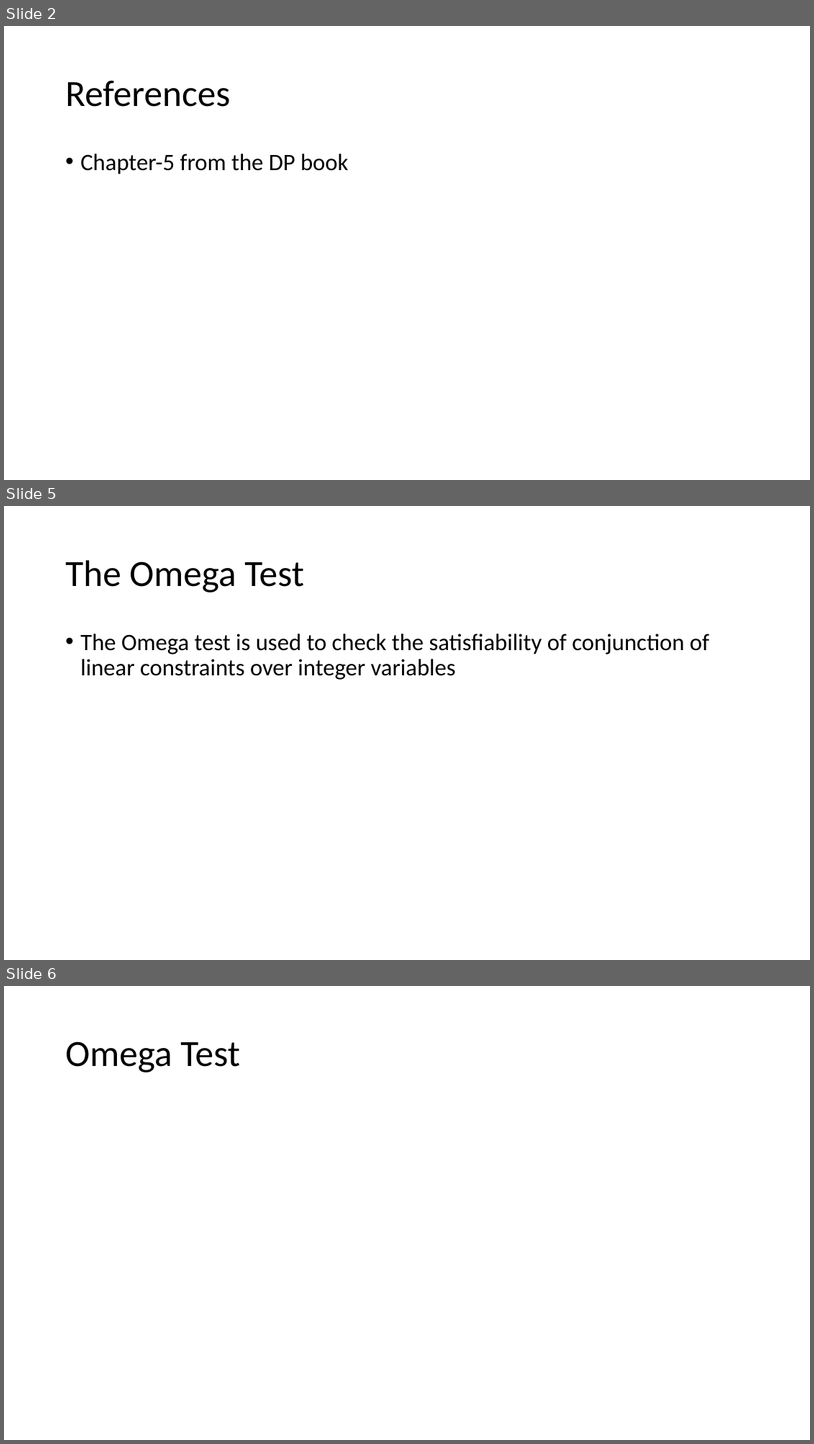
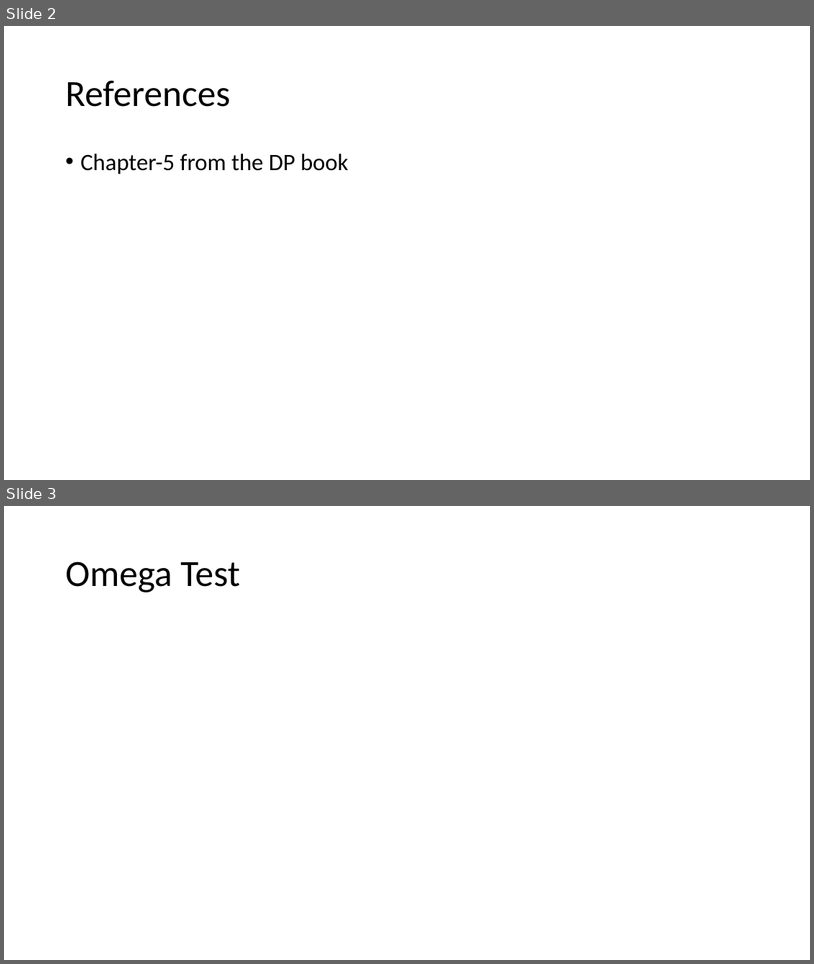
Before and after one commit to piyus/piyus.github.io, a slide deck: DP/slides/Lecture-13.pptx. Shown one above the other, each under a label of ours: slides 2, 5 and 6 before the commit, slides 2 and 3 after it; the slides between them are not shown. The pictures are 814x1444 and 814x964 pixels, drawn with LibreOffice and Linux fonts; fonts in the diff are those of the drawing; grey boxes stand for pictures. Boxes give left, top, right and bottom in pixels: in the first picture for what was removed or moved away, otherwise in the second. Text is boxed around its words. In the diff, an @@ line names an element or a change of style, - is before the commit and + after.

Commit message:
Updated Omega Test

```diff
--- a/DP/slides/Lecture-13.pptx
+++ b/DP/slides/Lecture-13.pptx
@@ slide 5 removed at (x1=4, y1=506, x2=810, y2=960), background #FFFFFF @@
@@ title removed at (x1=65, y1=560, x2=304, y2=592) @@
-The Omega Test
@@ text removed at (x1=80, y1=633, x2=710, y2=680) @@
-• The Omega test is used to check the satisfiability of conjunction of linear constraints over integer variables
@@ what was slide 6 is now slide 3 @@
```
Also in this commit, not shown: 10 slides changed, 4 other slides removed, 1 other file.
